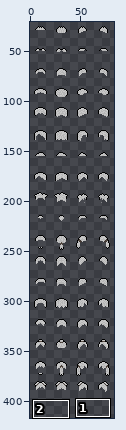
Pixel-art file -- Assets/Graphics/Sprites/CharacterParts/Hairs.aseprite. The first picture is a wide view before the edit; the outline marks the close-up.
Close-up. As it was:
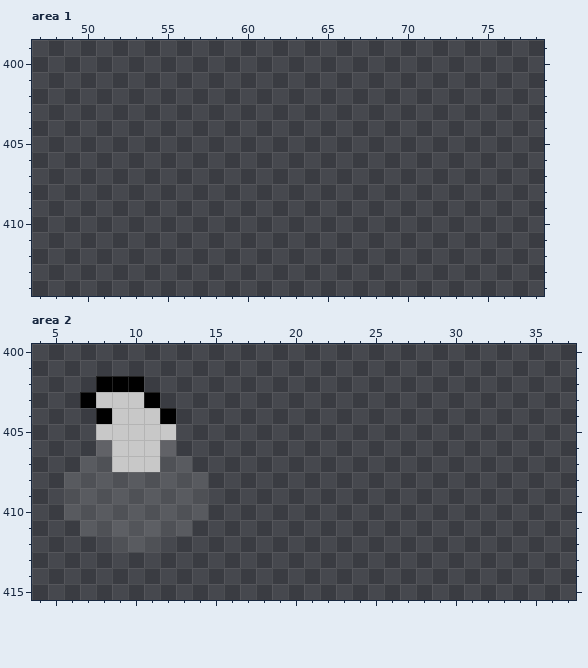
84x672 pixels, 1 frame. Pixels under 10% opacity are left out. Shown: area 1: x 47..78, y 399..414; area 2: x 4..37, y 400..415. The wide view leaves out empty margins. The commit also changed other parts of the picture, which this record leaves out.
New version:
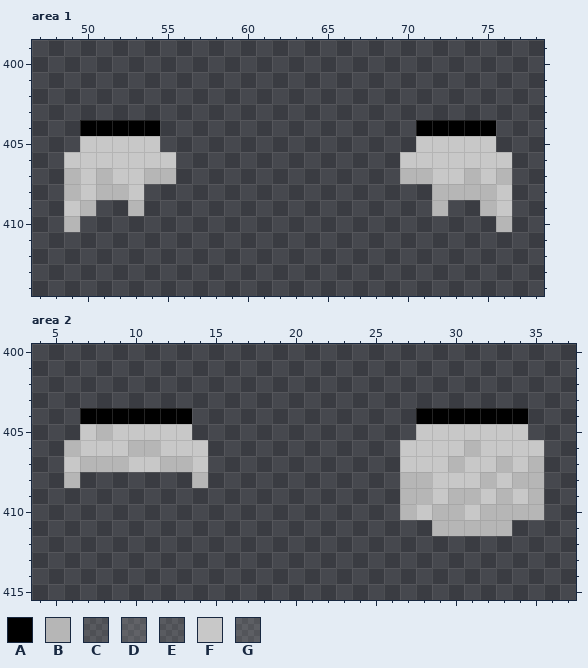
Palette (. is transparent): A #000000  B #b6b6b6  C #bfbfbf26  D #c2c2c237  E #c8c8c826  F #c8c8c8  G #e2e2e226
Difference:
layer "Layer 1" now hidden
Area 1, layer "Layer 2":
Colour A now appears in row 404 at x 50 to 54 and 71 to 75.
Colour B now appears in row 407 at x 49, 51, 54 to 55, 70 to 71, 74 and 76; in row 408 at x 49, 51 to 52 and 72 to 75; in row 409 at x 50, 53, 72 and 75; in row 410 at x 49 and 76.
Colour F now appears in row 405 at x 50 to 54 and 71 to 75; in row 406 at x 49 to 55 and 70 to 76; in row 407 at x 50, 52 to 53, 72 to 73 and 75; in row 408 at x 50, 53 and 76; in row 409 at x 49 and 76.
Area 2, layer "Layer 2":
Colour A now appears in row 404 at x 7, 13 and 28 to 34.
The author changed colour F to colour A in row 404 at x 9 to 11.
Colour B now appears in row 406 at x 6 and 31; in row 407 at x 30, 33 and 35; in row 408 at x 27 to 28, 32 and 34 to 35; in row 409 at x 27 to 28, 30 to 31, 33 and 35; in row 410 at x 27, 29 to 30 and 32 to 35; in row 411 at x 29 to 33.
The author changed colour C to colour B in row 408 at x 6 and 14.
The author changed colour E to colour B in row 407 at x 7 to 8 and 12 to 13.
The author changed colour F to colour B in row 405 at x 8; in row 406 at x 10 to 11; in row 407 at x 9.
Colour F now appears in row 405 at x 7, 13 and 28 to 34; in row 406 at x 7, 13 to 14, 27 to 30 and 32 to 35; in row 407 at x 6, 14, 27 to 29, 31 to 32 and 34; in row 408 at x 29 to 31 and 33; in row 409 at x 29, 32 and 34; in row 410 at x 28 and 31.
The author changed colour D to colour F in row 406 at x 8 and 12.
Colour A is removed in row 402 at x 8 to 10; in row 403 at x 7 and 11.
Colour C is removed in rows 409 to 410 at x 6 and 14.
Colour E is removed in rows 408 to 410 at x 7 to 13; in row 411 at x 7 to 8 and 12 to 13; in row 412 at x 9 to 11.
Colour F is removed in row 403 at x 8 to 10.
Colour G is removed in row 411 at x 9 to 11.
